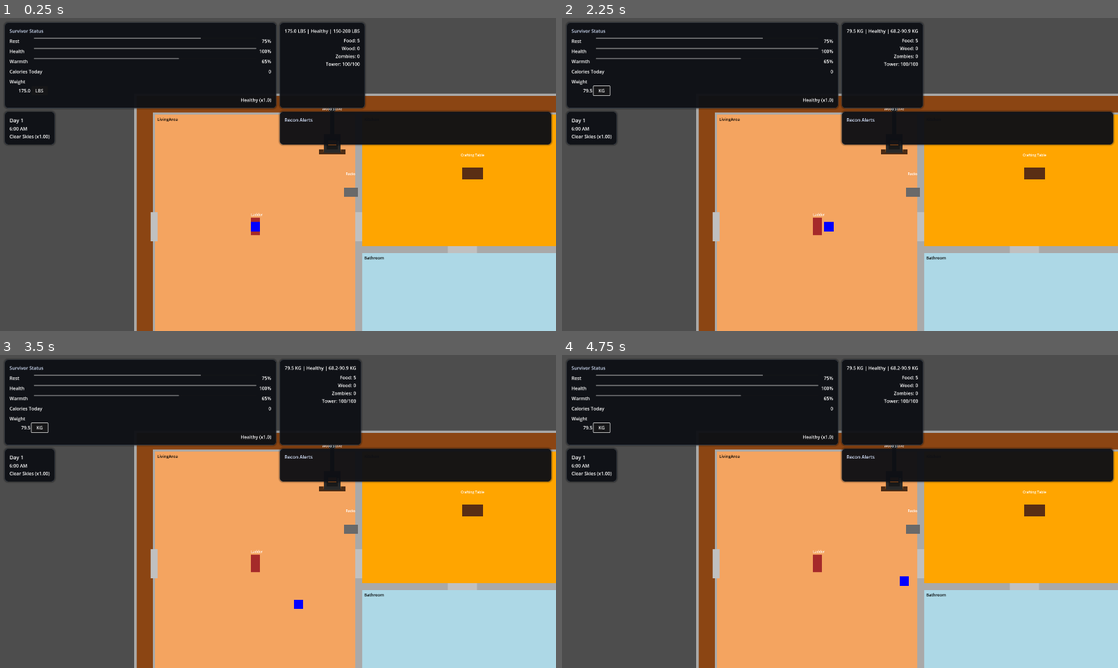
Above: before the commit, frames 1-4 (two rows, left to right).
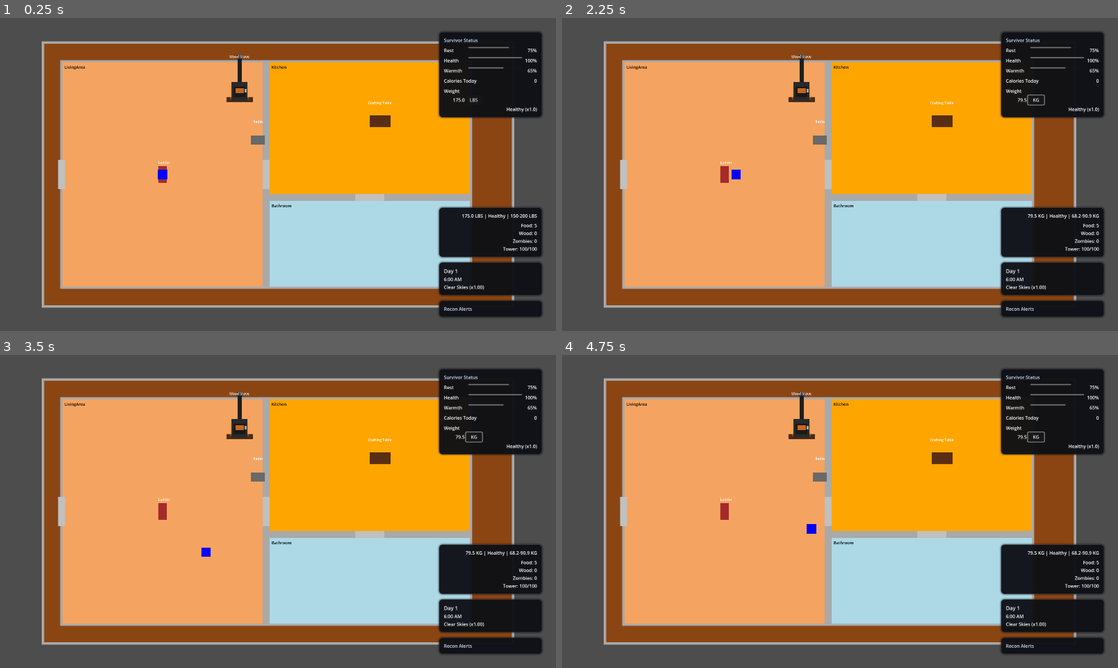
Above: after the commit, the same moments.

Repository: nexus382/firetower-game
Game: Godot game, scene res://scenes/Main.tscn
The game is run twice, just before and just after one commit, with the same random seed, the same clock (stepped at 60 frames per second) and the same inputs.
Inputs (mouse positions are in pixels of both pictures, inside the frame that each line leads up to):
- Up to frame 1 (0.25 s): no input
- Up to frame 2 (2.25 s): click "LBS" at 0.5 s; click "KG" at 1.25 s; tap Enter at 2 s; move the mouse to (962, 158) at 2.02 s; hold D (move_right) from 2.03 s (still down); hold E (interact) from 2.03 s (still down)
- Up to frame 3 (3.5 s): move the mouse to (166, 527) at 2.77 s; release D (move_right) at 2.78 s; release E (interact) at 2.78 s; hold S (move_down) from 2.78 s (still down); tap E (interact) at 2.85 s
- Up to frame 4 (4.75 s): move the mouse to (895, 442) at 3.52 s; release S (move_down) at 3.53 s; hold D (move_right) 3.53-4.28 s; hold E (interact) 3.53-4.28 s; move the mouse to (812, 574) at 4.27 s; hold W (move_up) from 4.28 s (still down); tap E (interact) at 4.35 s

The runs differ from the first frame. In frame 1, 75% of the frame differs, in the area x 0-100%, y 1-100%; in frame 2, 75%; in frame 3, 75%; in frame 4, 75%.

Commit message:
Adjust camera center and dock HUD to viewport edge

Diff:
--- a/scenes/Main.tscn
+++ b/scenes/Main.tscn
@@ -96,8 +96,13 @@
 script = ExtResource("5")
 
 [node name="HudBounds" type="MarginContainer" parent="UI/HUD"]
-anchor_right = 1.0
-anchor_bottom = 1.0
+anchor_left = 1.0
+anchor_right = 1.0
+anchor_bottom = 1.0
+offset_left = -420.0
+offset_top = 32.0
+offset_right = -32.0
+offset_bottom = -32.0
 theme_override_constants/margin_left = 16
 theme_override_constants/margin_top = 16
 theme_override_constants/margin_right = 16
@@ -108,18 +113,14 @@
 anchor_bottom = 1.0
 size_flags_horizontal = 3
 size_flags_vertical = 3
-theme_override_constants/separation = 12
-
-[node name="TopRow" type="HBoxContainer" parent="UI/HUD/HudBounds/HudLayout"]
-size_flags_horizontal = 3
-theme_override_constants/separation = 12
-
-[node name="VitalsPanel" type="PanelContainer" parent="UI/HUD/HudBounds/HudLayout/TopRow"]
+theme_override_constants/separation = 18
+
+[node name="VitalsPanel" type="PanelContainer" parent="UI/HUD/HudBounds/HudLayout"]
 size_flags_horizontal = 3
 size_flags_vertical = 2
 theme_override_styles/panel = SubResource("4")
 
-[node name="VitalsMargin" type="MarginContainer" parent="UI/HUD/HudBounds/HudLayout/TopRow/VitalsPanel"]
+[node name="VitalsMargin" type="MarginContainer" parent="UI/HUD/HudBounds/HudLayout/VitalsPanel"]
 anchor_right = 1.0
 anchor_bottom = 1.0
 theme_override_constants/margin_left = 16
@@ -127,31 +128,31 @@
 theme_override_constants/margin_right = 16
 theme_override_constants/margin_bottom = 16
 
-[node name="VitalsVBox" type="VBoxContainer" parent="UI/HUD/HudBounds/HudLayout/TopRow/VitalsPanel/VitalsMargin"]
+[node name="VitalsVBox" type="VBoxContainer" parent="UI/HUD/HudBounds/HudLayout/VitalsPanel/VitalsMargin"]
 anchor_right = 1.0
 anchor_bottom = 1.0
 size_flags_horizontal = 3
 size_flags_vertical = 3
 theme_override_constants/separation = 12
 
-[node name="VitalsHeader" type="Label" parent="UI/HUD/HudBounds/HudLayout/TopRow/VitalsPanel/VitalsMargin/VitalsVBox"]
+[node name="VitalsHeader" type="Label" parent="UI/HUD/HudBounds/HudLayout/VitalsPanel/VitalsMargin/VitalsVBox"]
 unique_name_in_owner = true
 theme_override_font_sizes/font_size = 16
 text = "Survivor Status"
 
-[node name="RestRow" type="HBoxContainer" parent="UI/HUD/HudBounds/HudLayout/TopRow/VitalsPanel/VitalsMargin/VitalsVBox"]
+[node name="RestRow" type="HBoxContainer" parent="UI/HUD/HudBounds/HudLayout/VitalsPanel/VitalsMargin/VitalsVBox"]
 custom_constants/separation = 10
 
-[node name="TiredLabel" type="Label" parent="UI/HUD/HudBounds/HudLayout/TopRow/VitalsPanel/VitalsMargin/VitalsVBox/RestRow"]
+[node name="TiredLabel" type="Label" parent="UI/HUD/HudBounds/HudLayout/VitalsPanel/VitalsMargin/VitalsVBox/RestRow"]
 unique_name_in_owner = true
 custom_minimum_size = Vector2(80, 0)
 text = "Rest"
 
-[node name="RestMeter" type="HBoxContainer" parent="UI/HUD/HudBounds/HudLayout/TopRow/VitalsPanel/VitalsMargin/VitalsVBox/RestRow"]
+[node name="RestMeter" type="HBoxContainer" parent="UI/HUD/HudBounds/HudLayout/VitalsPanel/VitalsMargin/VitalsVBox/RestRow"]
 size_flags_horizontal = 3
 custom_constants/separation = 8
 
-[node name="TiredBar" type="ProgressBar" parent="UI/HUD/HudBounds/HudLayout/TopRow/VitalsPanel/VitalsMargin/VitalsVBox/RestRow/RestMeter"]
+[node name="TiredBar" type="ProgressBar" parent="UI/HUD/HudBounds/HudLayout/VitalsPanel/VitalsMargin/VitalsVBox/RestRow/RestMeter"]
 unique_name_in_owner = true
 size_flags_horizontal = 3
 min_value = 0.0
@@ -159,25 +160,25 @@
 value = 75.0
 show_percentage = false
 
-[node name="TiredValue" type="Label" parent="UI/HUD/HudBounds/HudLayout/TopRow/VitalsPanel/VitalsMargin/VitalsVBox/RestRow/RestMeter"]
+[node name="TiredValue" type="Label" parent="UI/HUD/HudBounds/HudLayout/VitalsPanel/VitalsMargin/VitalsVBox/RestRow/RestMeter"]
 unique_name_in_owner = true
 custom_minimum_size = Vector2(48, 0)
 horizontal_alignment = 2
 text = "75%"
 
-[node name="HealthRow" type="HBoxContainer" parent="UI/HUD/HudBounds/HudLayout/TopRow/VitalsPanel/VitalsMargin/VitalsVBox"]
+[node name="HealthRow" type="HBoxContainer" parent="UI/HUD/HudBounds/HudLayout/VitalsPanel/VitalsMargin/VitalsVBox"]
 custom_constants/separation = 10
 
-[node name="HealthLabel" type="Label" parent="UI/HUD/HudBounds/HudLayout/TopRow/VitalsPanel/VitalsMargin/VitalsVBox/HealthRow"]
+[node name="HealthLabel" type="Label" parent="UI/HUD/HudBounds/HudLayout/VitalsPanel/VitalsMargin/VitalsVBox/HealthRow"]
 unique_name_in_owner = true
 custom_minimum_size = Vector2(80, 0)
 text = "Health"
 
-[node name="HealthMeter" type="HBoxContainer" parent="UI/HUD/HudBounds/HudLayout/TopRow/VitalsPanel/VitalsMargin/VitalsVBox/HealthRow"]
+[node name="HealthMeter" type="HBoxContainer" parent="UI/HUD/HudBounds/HudLayout/VitalsPanel/VitalsMargin/VitalsVBox/HealthRow"]
 size_flags_horizontal = 3
 custom_constants/separation = 8
 
-[node name="HealthBar" type="ProgressBar" parent="UI/HUD/HudBounds/HudLayout/TopRow/VitalsPanel/VitalsMargin/VitalsVBox/HealthRow/HealthMeter"]
+[node name="HealthBar" type="ProgressBar" parent="UI/HUD/HudBounds/HudLayout/VitalsPanel/VitalsMargin/VitalsVBox/HealthRow/HealthMeter"]
 unique_name_in_owner = true
 size_flags_horizontal = 3
 min_value = 0.0
@@ -185,25 +186,25 @@
 value = 100.0
 show_percentage = false
 
-[node name="HealthValue" type="Label" parent="UI/HUD/HudBounds/HudLayout/TopRow/VitalsPanel/VitalsMargin/VitalsVBox/HealthRow/HealthMeter"]
+[node name="HealthValue" type="Label" parent="UI/HUD/HudBounds/HudLayout/VitalsPanel/VitalsMargin/VitalsVBox/HealthRow/HealthMeter"]
 unique_name_in_owner = true
 custom_minimum_size = Vector2(48, 0)
 horizontal_alignment = 2
 text = "100%"
 
-[node name="WarmthRow" type="HBoxContainer" parent="UI/HUD/HudBounds/HudLayout/TopRow/VitalsPanel/VitalsMargin/VitalsVBox"]
+[node name="WarmthRow" type="HBoxContainer" parent="UI/HUD/HudBounds/HudLayout/VitalsPanel/VitalsMargin/VitalsVBox"]
 custom_constants/separation = 10
 
-[node name="WarmthLabel" type="Label" parent="UI/HUD/HudBounds/HudLayout/TopRow/VitalsPanel/VitalsMargin/VitalsVBox/WarmthRow"]
+[node name="WarmthLabel" type="Label" parent="UI/HUD/HudBounds/HudLayout/VitalsPanel/VitalsMargin/VitalsVBox/WarmthRow"]
 unique_name_in_owner = true
 custom_minimum_size = Vector2(80, 0)
 text = "Warmth"
 
-[node name="WarmthMeter" type="HBoxContainer" parent="UI/HUD/HudBounds/HudLayout/TopRow/VitalsPanel/VitalsMargin/VitalsVBox/WarmthRow"]
+[node name="WarmthMeter" type="HBoxContainer" parent="UI/HUD/HudBounds/HudLayout/VitalsPanel/VitalsMargin/VitalsVBox/WarmthRow"]
 size_flags_horizontal = 3
 custom_constants/separation = 8
 
-[node name="WarmthBar" type="ProgressBar" parent="UI/HUD/HudBounds/HudLayout/TopRow/VitalsPanel/VitalsMargin/VitalsVBox/WarmthRow/WarmthMeter"]
+[node name="WarmthBar" type="ProgressBar" parent="UI/HUD/HudBounds/HudLayout/VitalsPanel/VitalsMargin/VitalsVBox/WarmthRow/WarmthMeter"]
 unique_name_in_owner = true
 size_flags_horizontal = 3
 min_value = 0.0
@@ -211,54 +212,54 @@
 value = 65.0
 show_percentage = false
 
-[node name="WarmthValue" type="Label" parent="UI/HUD/HudBounds/HudLayout/TopRow/VitalsPanel/VitalsMargin/VitalsVBox/WarmthRow/WarmthMeter"]
+[node name="WarmthValue" type="Label" parent="UI/HUD/HudBounds/HudLayout/VitalsPanel/VitalsMargin/VitalsVBox/WarmthRow/WarmthMeter"]
 unique_name_in_owner = true
 custom_minimum_size = Vector2(48, 0)
 horizontal_alignment = 2
 text = "65%"
 
-[node name="DailyCalRow" type="HBoxContainer" parent="UI/HUD/HudBounds/HudLayout/TopRow/VitalsPanel/VitalsMargin/VitalsVBox"]
+[node name="DailyCalRow" type="HBoxContainer" parent="UI/HUD/HudBounds/HudLayout/VitalsPanel/VitalsMargin/VitalsVBox"]
 custom_constants/separation = 10
 
-[node name="DailyCalLabel" type="Label" parent="UI/HUD/HudBounds/HudLayout/TopRow/VitalsPanel/VitalsMargin/VitalsVBox/DailyCalRow"]
+[node name="DailyCalLabel" type="Label" parent="UI/HUD/HudBounds/HudLayout/VitalsPanel/VitalsMargin/VitalsVBox/DailyCalRow"]
 text = "Calories Today"
 
-[node name="DailyCalValue" type="Label" parent="UI/HUD/HudBounds/HudLayout/TopRow/VitalsPanel/VitalsMargin/VitalsVBox/DailyCalRow"]
+[node name="DailyCalValue" type="Label" parent="UI/HUD/HudBounds/HudLayout/VitalsPanel/VitalsMargin/VitalsVBox/DailyCalRow"]
 unique_name_in_owner = true
 size_flags_horizontal = 3
 horizontal_alignment = 2
 text = "0"
 
-[node name="WeightBlock" type="VBoxContainer" parent="UI/HUD/HudBounds/HudLayout/TopRow/VitalsPanel/VitalsMargin/VitalsVBox"]
+[node name="WeightBlock" type="VBoxContainer" parent="UI/HUD/HudBounds/HudLayout/VitalsPanel/VitalsMargin/VitalsVBox"]
 theme_override_constants/separation = 4
 
-[node name="WeightLabel" type="Label" parent="UI/HUD/HudBounds/HudLayout/TopRow/VitalsPanel/VitalsMargin/VitalsVBox/WeightBlock"]
+[node name="WeightLabel" type="Label" parent="UI/HUD/HudBounds/HudLayout/VitalsPanel/VitalsMargin/VitalsVBox/WeightBlock"]
 text = "Weight"
 
-[node name="WeightRow" type="HBoxContainer" parent="UI/HUD/HudBounds/HudLayout/TopRow/VitalsPanel/VitalsMargin/VitalsVBox/WeightBlock"]
+[node name="WeightRow" type="HBoxContainer" parent="UI/HUD/HudBounds/HudLayout/VitalsPanel/VitalsMargin/VitalsVBox/WeightBlock"]
 custom_constants/separation = 8
 
-[node name="WeightValue" type="Label" parent="UI/HUD/HudBounds/HudLayout/TopRow/VitalsPanel/VitalsMargin/VitalsVBox/WeightBlock/WeightRow"]
+[node name="WeightValue" type="Label" parent="UI/HUD/HudBounds/HudLayout/VitalsPanel/VitalsMargin/VitalsVBox/WeightBlock/WeightRow"]
 unique_name_in_owner = true
 custom_minimum_size = Vector2(72, 0)
 horizontal_alignment = 2
 text = "175.0"
 
-[node name="WeightUnitButton" type="Button" parent="UI/HUD/HudBounds/HudLayout/TopRow/VitalsPanel/VitalsMargin/VitalsVBox/WeightBlock/WeightRow"]
+[node name="WeightUnitButton" type="Button" parent="UI/HUD/HudBounds/HudLayout/VitalsPanel/VitalsMargin/VitalsVBox/WeightBlock/WeightRow"]
 unique_name_in_owner = true
 custom_minimum_size = Vector2(56, 32)
 text = "LBS"
 
-[node name="WeightStatus" type="Label" parent="UI/HUD/HudBounds/HudLayout/TopRow/VitalsPanel/VitalsMargin/VitalsVBox/WeightBlock"]
+[node name="WeightStatus" type="Label" parent="UI/HUD/HudBounds/HudLayout/VitalsPanel/VitalsMargin/VitalsVBox/WeightBlock"]
 unique_name_in_owner = true
 horizontal_alignment = 2
 text = "Average (x1.0)"
 
-[node name="ResourcesPanel" type="PanelContainer" parent="UI/HUD/HudBounds/HudLayout/TopRow"]
-size_flags_horizontal = 2
+[node name="ResourcesPanel" type="PanelContainer" parent="UI/HUD/HudBounds/HudLayout"]
+size_flags_horizontal = 3
 theme_override_styles/panel = SubResource("4")
 
-[node name="ResourcesMargin" type="MarginContainer" parent="UI/HUD/HudBounds/HudLayout/TopRow/ResourcesPanel"]
+[node name="ResourcesMargin" type="MarginContainer" parent="UI/HUD/HudBounds/HudLayout/ResourcesPanel"]
 anchor_right = 1.0
 anchor_bottom = 1.0
 theme_override_constants/margin_left = 16
@@ -266,65 +267,61 @@
 theme_override_constants/margin_right = 16
 theme_override_constants/margin_bottom = 16
 
-[node name="ResourcesVBox" type="VBoxContainer" parent="UI/HUD/HudBounds/HudLayout/TopRow/ResourcesPanel/ResourcesMargin"]
+[node name="ResourcesVBox" type="VBoxContainer" parent="UI/HUD/HudBounds/HudLayout/ResourcesPanel/ResourcesMargin"]
 anchor_right = 1.0
 anchor_bottom = 1.0
 size_flags_horizontal = 3
 theme_override_constants/separation = 10
 
-[node name="WeightHeader" type="Label" parent="UI/HUD/HudBounds/HudLayout/TopRow/ResourcesPanel/ResourcesMargin/ResourcesVBox"]
+[node name="WeightHeader" type="Label" parent="UI/HUD/HudBounds/HudLayout/ResourcesPanel/ResourcesMargin/ResourcesVBox"]
 unique_name_in_owner = true
 horizontal_alignment = 2
 text = "175.0 lbs | Average | 150-200 lbs"
 
-[node name="ResourceList" type="VBoxContainer" parent="UI/HUD/HudBounds/HudLayout/TopRow/ResourcesPanel/ResourcesMargin/ResourcesVBox"]
+[node name="ResourceList" type="VBoxContainer" parent="UI/HUD/HudBounds/HudLayout/ResourcesPanel/ResourcesMargin/ResourcesVBox"]
 size_flags_horizontal = 3
 theme_override_constants/separation = 4
 
-[node name="FoodCounter" type="Label" parent="UI/HUD/HudBounds/HudLayout/TopRow/ResourcesPanel/ResourcesMargin/ResourcesVBox/ResourceList"]
+[node name="FoodCounter" type="Label" parent="UI/HUD/HudBounds/HudLayout/ResourcesPanel/ResourcesMargin/ResourcesVBox/ResourceList"]
 unique_name_in_owner = true
 horizontal_alignment = 2
 text = "Food: 5.0"
 
-[node name="WoodCounter" type="Label" parent="UI/HUD/HudBounds/HudLayout/TopRow/ResourcesPanel/ResourcesMargin/ResourcesVBox/ResourceList"]
+[node name="WoodCounter" type="Label" parent="UI/HUD/HudBounds/HudLayout/ResourcesPanel/ResourcesMargin/ResourcesVBox/ResourceList"]
 unique_name_in_owner = true
 horizontal_alignment = 2
 text = "Wood: 0"
 
-[node name="ZombieCounter" type="Label" parent="UI/HUD/HudBounds/HudLayout/TopRow/ResourcesPanel/ResourcesMargin/ResourcesVBox/ResourceList"]
+[node name="ZombieCounter" type="Label" parent="UI/HUD/HudBounds/HudLayout/ResourcesPanel/ResourcesMargin/ResourcesVBox/ResourceList"]
 unique_name_in_owner = true
 horizontal_alignment = 2
 text = "Zombies: 0"
 
-[node name="TowerHealthLabel" type="Label" parent="UI/HUD/HudBounds/HudLayout/TopRow/ResourcesPanel/ResourcesMargin/ResourcesVBox/ResourceList"]
+[node name="TowerHealthLabel" type="Label" parent="UI/HUD/HudBounds/HudLayout/ResourcesPanel/ResourcesMargin/ResourcesVBox/ResourceList"]
 unique_name_in_owner = true
 horizontal_alignment = 2
 text = "Tower: 100/100"
 
-[node name="TrapIndicator" type="HBoxContainer" parent="UI/HUD/HudBounds/HudLayout/TopRow/ResourcesPanel/ResourcesMargin/ResourcesVBox"]
+[node name="TrapIndicator" type="HBoxContainer" parent="UI/HUD/HudBounds/HudLayout/ResourcesPanel/ResourcesMargin/ResourcesVBox"]
 unique_name_in_owner = true
 visible = false
 alignment = 1
 custom_constants/separation = 6
 
-[node name="TrapIconLabel" type="Label" parent="UI/HUD/HudBounds/HudLayout/TopRow/ResourcesPanel/ResourcesMargin/ResourcesVBox/TrapIndicator"]
+[node name="TrapIconLabel" type="Label" parent="UI/HUD/HudBounds/HudLayout/ResourcesPanel/ResourcesMargin/ResourcesVBox/TrapIndicator"]
 unique_name_in_owner = true
 theme_override_font_sizes/font_size = 18
 text = "🪤"
 
-[node name="TrapStatusLabel" type="Label" parent="UI/HUD/HudBounds/HudLayout/TopRow/ResourcesPanel/ResourcesMargin/ResourcesVBox/TrapIndicator"]
+[node name="TrapStatusLabel" type="Label" parent="UI/HUD/HudBounds/HudLayout/ResourcesPanel/ResourcesMargin/ResourcesVBox/TrapIndicator"]
 unique_name_in_owner = true
 text = "Trap Armed (50% break)"
 
-[node name="BottomRow" type="HBoxContainer" parent="UI/HUD/HudBounds/HudLayout"]
-size_flags_horizontal = 3
-theme_override_constants/separation = 12
-
-[node name="DayPanel" type="PanelContainer" parent="UI/HUD/HudBounds/HudLayout/BottomRow"]
-size_flags_horizontal = 2
+[node name="DayPanel" type="PanelContainer" parent="UI/HUD/HudBounds/HudLayout"]
+size_flags_horizontal = 3
 theme_override_styles/panel = SubResource("4")
 
-[node name="DayMargin" type="MarginContainer" parent="UI/HUD/HudBounds/HudLayout/BottomRow/DayPanel"]
+[node name="DayMargin" type="MarginContainer" parent="UI/HUD/HudBounds/HudLayout/DayPanel"]
 anchor_right = 1.0
 anchor_bottom = 1.0
 theme_override_constants/margin_left = 16
@@ -332,31 +329,31 @@
 theme_override_constants/margin_right = 16
 theme_override_constants/margin_bottom = 16
 
-[node name="DayVBox" type="VBoxContainer" parent="UI/HUD/HudBounds/HudLayout/BottomRow/DayPanel/DayMargin"]
+[node name="DayVBox" type="VBoxContainer" parent="UI/HUD/HudBounds/HudLayout/DayPanel/DayMargin"]
 anchor_right = 1.0
 anchor_bottom = 1.0
 size_flags_horizontal = 3
 theme_override_constants/separation = 4
 
-[node name="DayLabel" type="Label" parent="UI/HUD/HudBounds/HudLayout/BottomRow/DayPanel/DayMargin/DayVBox"]
+[node name="DayLabel" type="Label" parent="UI/HUD/HudBounds/HudLayout/DayPanel/DayMargin/DayVBox"]
 unique_name_in_owner = true
 theme_override_font_sizes/font_size = 18
 text = "Day 1"
 
-[node name="ClockLabel" type="Label" parent="UI/HUD/HudBounds/HudLayout/BottomRow/DayPanel/DayMargin/DayVBox"]
+[node name="ClockLabel" type="Label" parent="UI/HUD/HudBounds/HudLayout/DayPanel/DayMargin/DayVBox"]
 unique_name_in_owner = true
 theme_override_font_sizes/font_size = 16
 text = "6:00 AM"
 
-[node name="WeatherLabel" type="Label" parent="UI/HUD/HudBounds/HudLayout/BottomRow/DayPanel/DayMargin/DayVBox"]
+[node name="WeatherLabel" type="Label" parent="UI/HUD/HudBounds/HudLayout/DayPanel/DayMargin/DayVBox"]
 unique_name_in_owner = true
 text = "Clear Skies (x1.00)"
 
-[node name="ReconPanel" type="PanelContainer" parent="UI/HUD/HudBounds/HudLayout/BottomRow"]
+[node name="ReconPanel" type="PanelContainer" parent="UI/HUD/HudBounds/HudLayout"]
 size_flags_horizontal = 3
 theme_override_styles/panel = SubResource("4")
 
-[node name="ReconMargin" type="MarginContainer" parent="UI/HUD/HudBounds/HudLayout/BottomRow/ReconPanel"]
+[node name="ReconMargin" type="MarginContainer" parent="UI/HUD/HudBounds/HudLayout/ReconPanel"]
 anchor_right = 1.0
 anchor_bottom = 1.0
 theme_override_constants/margin_left = 16
@@ -364,18 +361,18 @@
 theme_override_constants/margin_right = 16
 theme_override_constants/margin_bottom = 16
 
-[node name="ReconVBox" type="VBoxContainer" parent="UI/HUD/HudBounds/HudLayout/BottomRow/ReconPanel/ReconMargin"]
+[node name="ReconVBox" type="VBoxContainer" parent="UI/HUD/HudBounds/HudLayout/ReconPanel/ReconMargin"]
 anchor_right = 1.0
 anchor_bottom = 1.0
 size_flags_horizontal = 3
 theme_override_constants/separation = 4
 
-[node name="ReconHeader" type="Label" parent="UI/HUD/HudBounds/HudLayout/BottomRow/ReconPanel/ReconMargin/ReconVBox"]
+[node name="ReconHeader" type="Label" parent="UI/HUD/HudBounds/HudLayout/ReconPanel/ReconMargin/ReconVBox"]
 unique_name_in_owner = true
 theme_override_font_sizes/font_size = 16
 text = "Recon Alerts"
 
-[node name="ReconAlertLabel" type="Label" parent="UI/HUD/HudBounds/HudLayout/BottomRow/ReconPanel/ReconMargin/ReconVBox"]
+[node name="ReconAlertLabel" type="Label" parent="UI/HUD/HudBounds/HudLayout/ReconPanel/ReconMargin/ReconVBox"]
 unique_name_in_owner = true
 visible = false
 text = ""
@@ -1152,4 +1149,4 @@
 [connection signal="pressed" from="UI/TaskMenu/Layout/ActionsPanel/Margin/ActionScroll/ActionList/SleepRow/HourSelector/DecreaseButton" to="UI/TaskMenu" method="_on_decrease_button_pressed"]
 [connection signal="pressed" from="UI/TaskMenu/Layout/ActionsPanel/Margin/ActionScroll/ActionList/SleepRow/HourSelector/IncreaseButton" to="UI/TaskMenu" method="_on_increase_button_pressed"]
 [connection signal="item_selected" from="UI/TaskMenu/Layout/ActionsPanel/Margin/ActionScroll/ActionList/MealRow/MealControls/MealSizeOption" to="UI/TaskMenu" method="_on_meal_size_option_item_selected"]
-[connection signal="pressed" from="UI/HUD/HudBounds/HudLayout/TopRow/VitalsPanel/VitalsMargin/VitalsVBox/WeightBlock/WeightRow/WeightUnitButton" to="UI/HUD" method="_on_weight_unit_button_pressed"]
+[connection signal="pressed" from="UI/HUD/HudBounds/HudLayout/VitalsPanel/VitalsMargin/VitalsVBox/WeightBlock/WeightRow/WeightUnitButton" to="UI/HUD" method="_on_weight_unit_button_pressed"]
--- a/scripts/CameraController.gd
+++ b/scripts/CameraController.gd
@@ -7,12 +7,20 @@
 func _ready():
     print("📷 CameraController initialized")
 
-    # Set up fixed camera position for full screen view
-    position = Vector2(640, 360)  # Center of 1280x720 screen
-    zoom = Vector2(1, 1)  # No zoom for full view
+    _apply_camera_frame()
+    get_viewport().size_changed.connect(_on_viewport_resized)
 
     # Make sure camera is current
     make_current()
     enabled = true
 
     print("✅ Camera setup complete - fixed view of entire screen")
+
+func _apply_camera_frame():
+    # Re-center on the live viewport midpoint so 640-3840 widths stay framed.
+    var viewport_rect: Rect2 = get_viewport_rect()
+    position = viewport_rect.size * 0.5
+    zoom = Vector2.ONE  # Keep native scale for consistent pixel readout.
+
+func _on_viewport_resized():
+    _apply_camera_frame()
